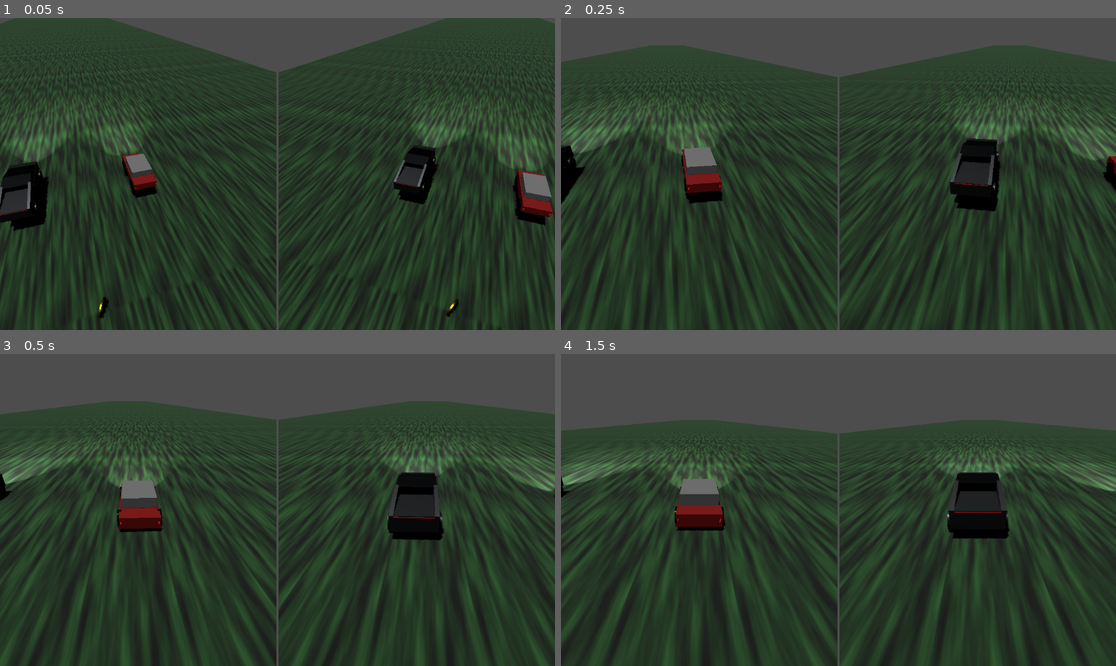
Above: before the commit, frames 1-4 (two rows, left to right).
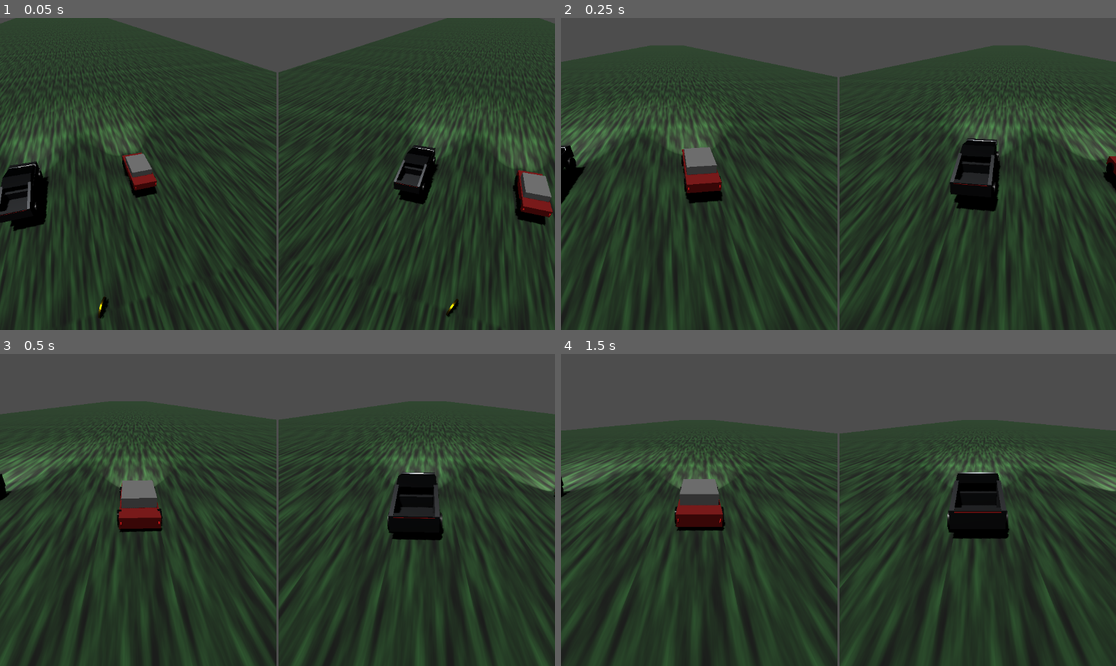
Above: after the commit, the same moments.

Repository: AntoineT01/Cyber-Race
Game: Godot game, scene res://jeux.tscn
Two runs of this game, one before a commit and one after it. Both use one fixed random seed, a clock stepped at 60 frames per second and the inputs below.
Inputs:
- Up to frame 1 (0.05 s): no input
- Up to frame 2 (0.25 s): no input
- Up to frame 3 (0.5 s): no input
- Up to frame 4 (1.5 s): no input

The runs differ from the first frame. In frame 1, 0.3% of the frame differs, in the area x 0-81%, y 40-69%; in frame 2, 0.4%; in frame 3, 0.4%, in the area x 0-81%, y 37-60%; in frame 4, 0.3%.

Commit message:
feat (cybertruck) : graphic rework : light

Diff:
--- a/cybertruck.tscn
+++ b/cybertruck.tscn
@@ -6,7 +6,7 @@
 size = Vector3(2.2, 2, 5.8)
 
 [sub_resource type="BoxMesh" id="BoxMesh_yectt"]
-size = Vector3(2.2, 0.8, 5.8)
+size = Vector3(2.2, 0.8, 3.5)
 
 [sub_resource type="StandardMaterial3D" id="StandardMaterial3D_1"]
 albedo_color = Color(0.75, 0.77, 0.8, 1)
@@ -68,6 +68,15 @@
 [sub_resource type="BoxMesh" id="BoxMesh_gpoa5"]
 material = SubResource("StandardMaterial3D_2")
 size = Vector3(2.1, 1.2, 1.2)
+
+[sub_resource type="BoxMesh" id="BoxMesh_kd3qw"]
+size = Vector3(2.2, 0.2, 3)
+
+[sub_resource type="BoxMesh" id="BoxMesh_2p7hr"]
+size = Vector3(2.2, 0.8, 0.3)
+
+[sub_resource type="BoxMesh" id="BoxMesh_5d28q"]
+size = Vector3(0.2, 0.8, 2.4)
 
 [node name="Cybertruck" type="VehicleBody3D"]
 collision_layer = 2
@@ -82,7 +91,7 @@
 shape = SubResource("BoxShape3D_1")
 
 [node name="CybertruckBody" type="MeshInstance3D" parent="."]
-transform = Transform3D(-1, 0, -8.74228e-08, 0, 1, 0, 8.74228e-08, 0, -1, 0, 0.9, -0.059)
+transform = Transform3D(-1, 0, -8.74228e-08, 0, 1, 0, 8.74228e-08, 0, -1, 0, 0.9, 1.09214)
 mesh = SubResource("BoxMesh_yectt")
 surface_material_override/0 = SubResource("StandardMaterial3D_1")
 
@@ -138,7 +147,7 @@
 surface_material_override/0 = SubResource("StandardMaterial3D_4")
 
 [node name="LeftHeadlightLight" type="SpotLight3D" parent="Headlights/Headlight"]
-transform = Transform3D(-1, 0, 8.74228e-08, 0, 1, 0, -8.74228e-08, 0, -1, 0, -0.276693, 0)
+transform = Transform3D(-1, 0, 8.74228e-08, 0, 1, 0, -8.74228e-08, 0, -1, 0, -0.276693, -2.78166)
 light_energy = 5.0
 light_indirect_energy = 2.0
 light_volumetric_fog_energy = 2.0
@@ -200,7 +209,7 @@
 surface_material_override/0 = SubResource("StandardMaterial3D_84gdi")
 
 [node name="RightTaillight" type="MeshInstance3D" parent="Taillights"]
-transform = Transform3D(-4.37114e-08, -1, 0, 1, -4.37114e-08, 0, 0, 0, 1, 0, 0.423191, -1.97343)
+transform = Transform3D(-4.37114e-08, -1, 0, 1, -4.37114e-08, 0, 0, 0, 1, 0, 0.247044, -2.0759)
 mesh = SubResource("CylinderMesh_fpl72")
 surface_material_override/0 = SubResource("StandardMaterial3D_84gdi")
 
@@ -208,4 +217,29 @@
 transform = Transform3D(1, 0, 0, 0, 0.99008, 0.140504, 0, -0.140504, 0.99008, 0, 1.223, -0.067)
 mesh = SubResource("BoxMesh_gpoa5")
 
+[node name="MeshInstance3D4" type="MeshInstance3D" parent="."]
+transform = Transform3D(1, 0, 0, 0, 1, 0, 0, 0, 1, 0, 0.6, -1.46208)
+mesh = SubResource("BoxMesh_kd3qw")
+surface_material_override/0 = SubResource("StandardMaterial3D_1")
+
+[node name="MeshInstance3D6" type="MeshInstance3D" parent="."]
+transform = Transform3D(1, 0, 0, 0, 1, 0, 0, 0, 1, 0, 0.9, -2.818)
+mesh = SubResource("BoxMesh_2p7hr")
+surface_material_override/0 = SubResource("StandardMaterial3D_1")
+
+[node name="MeshInstance3D6" type="MeshInstance3D" parent="MeshInstance3D6"]
+transform = Transform3D(1, 0, 0, 0, 1, 0, 0, 0, 1, 0, 0, 2)
+mesh = SubResource("BoxMesh_2p7hr")
+surface_material_override/0 = SubResource("StandardMaterial3D_1")
+
+[node name="MeshInstance3D7" type="MeshInstance3D" parent="."]
+transform = Transform3D(1, 0, 0, 0, 1, 0, 0, 0, 1, 1, 0.9, -1.75)
+mesh = SubResource("BoxMesh_5d28q")
+surface_material_override/0 = SubResource("StandardMaterial3D_1")
+
+[node name="MeshInstance3D7" type="MeshInstance3D" parent="MeshInstance3D7"]
+transform = Transform3D(1, 0, 0, 0, 1, 0, 0, 0, 1, -2, 0, 0)
+mesh = SubResource("BoxMesh_5d28q")
+surface_material_override/0 = SubResource("StandardMaterial3D_1")
+
 [connection signal="body_entered" from="." to="." method="_on_body_entered"]
Not shown: 1 places in cybertruck.tscn that only renumber resources
